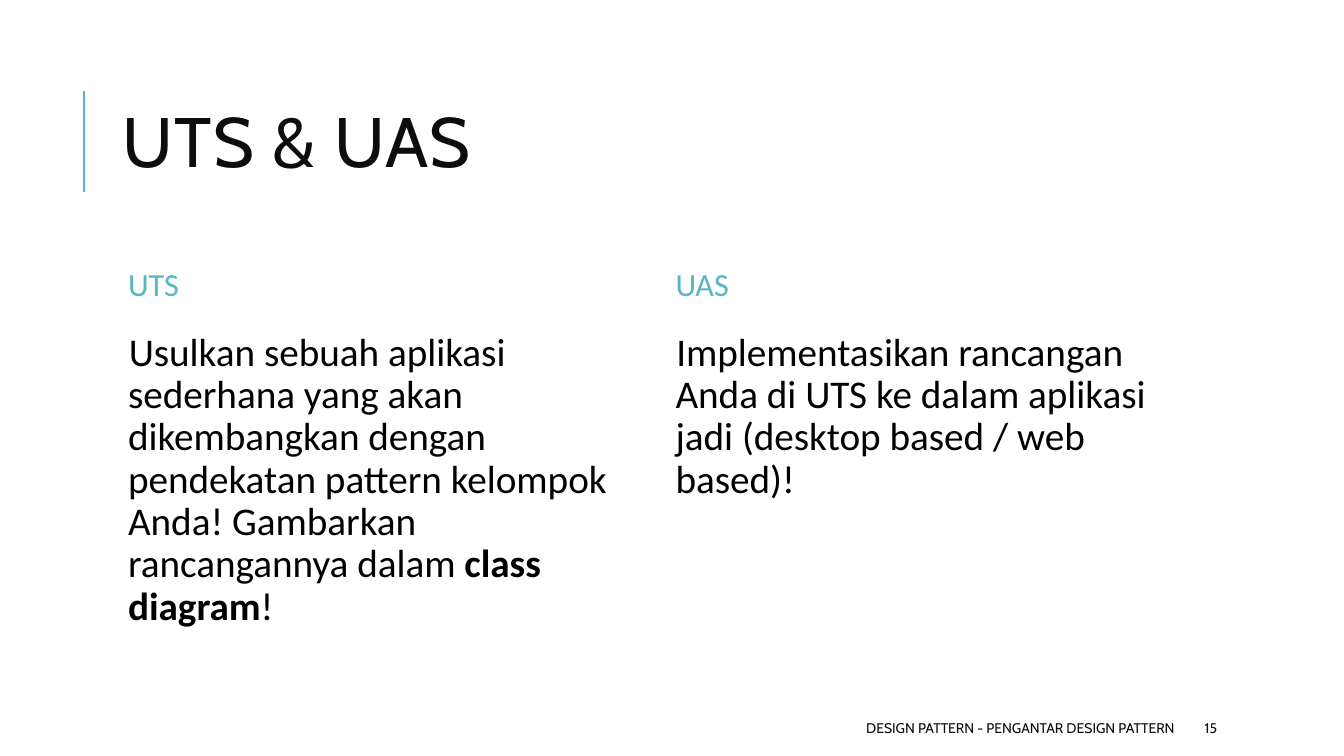
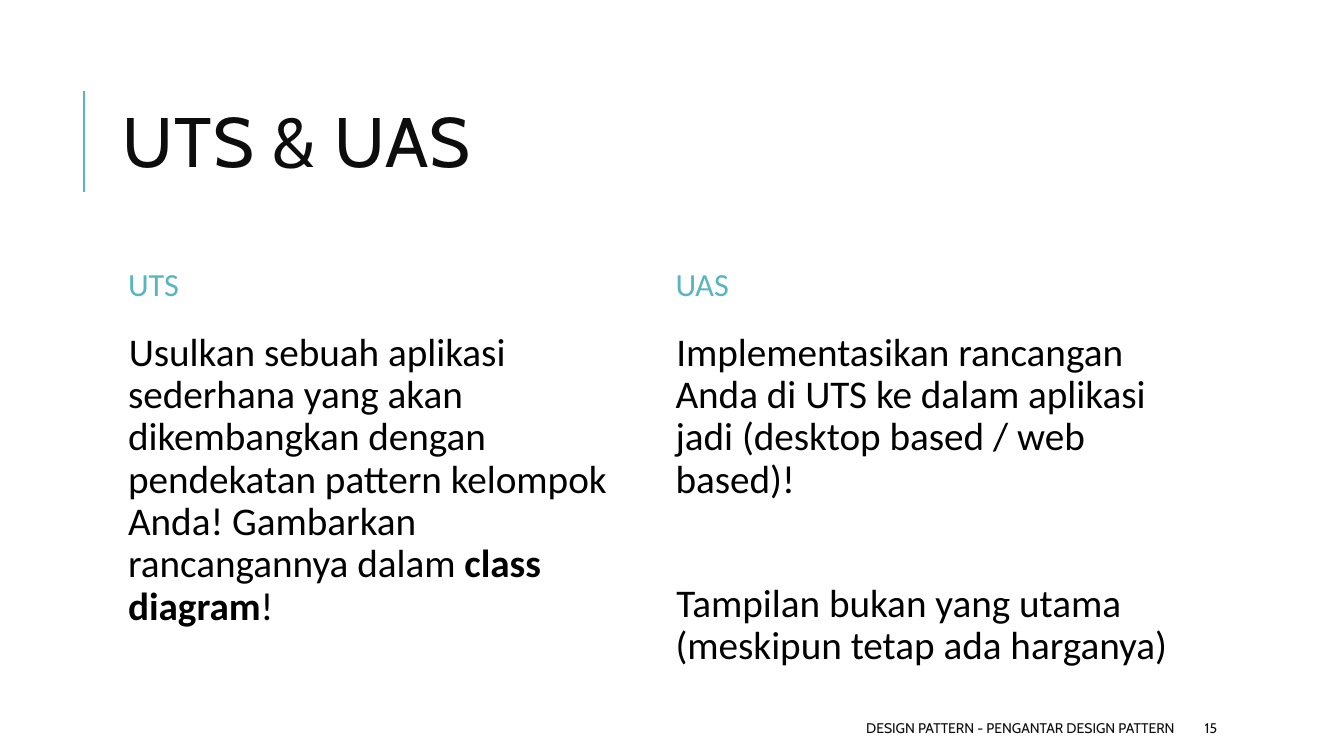
Before and after one commit to ksatria/MK-Design-Pattern, a slide deck: slide 15 of PPT/Design Pattern 1 - Pengantar Design Pattern.pptx. Drawn at 1344x756 pixels with LibreOffice and Linux fonts; fonts in the diff are those of the drawing. Boxes give left, top, right and bottom in pixels: in the first picture for what was removed or moved away, otherwise in the second. Text is boxed around its words. In the diff, an @@ line names an element or a change of style, - is before the commit and + after.

Commit message:
Update ppt 1
Update ketentuan UAS

```diff
--- a/PPT/Design Pattern 1 - Pengantar Design Pattern.pptx
+++ b/PPT/Design Pattern 1 - Pengantar Design Pattern.pptx
@@ text at box(676, 589, 1166, 666): paragraph added @@
+  Tampilan bukan yang utama (meskipun tetap ada harganya)
```
Also in this commit, not shown: 1 other file.
